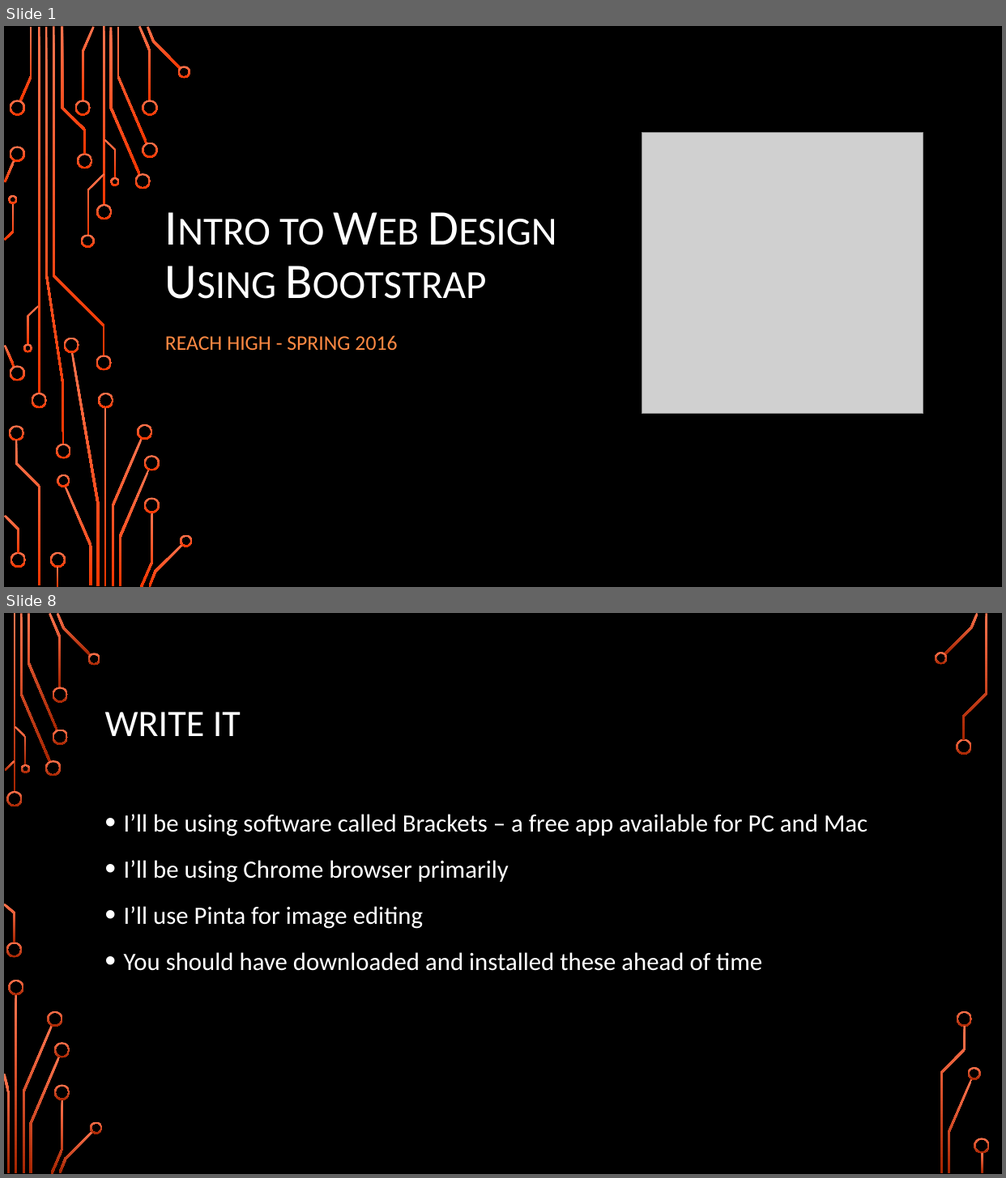
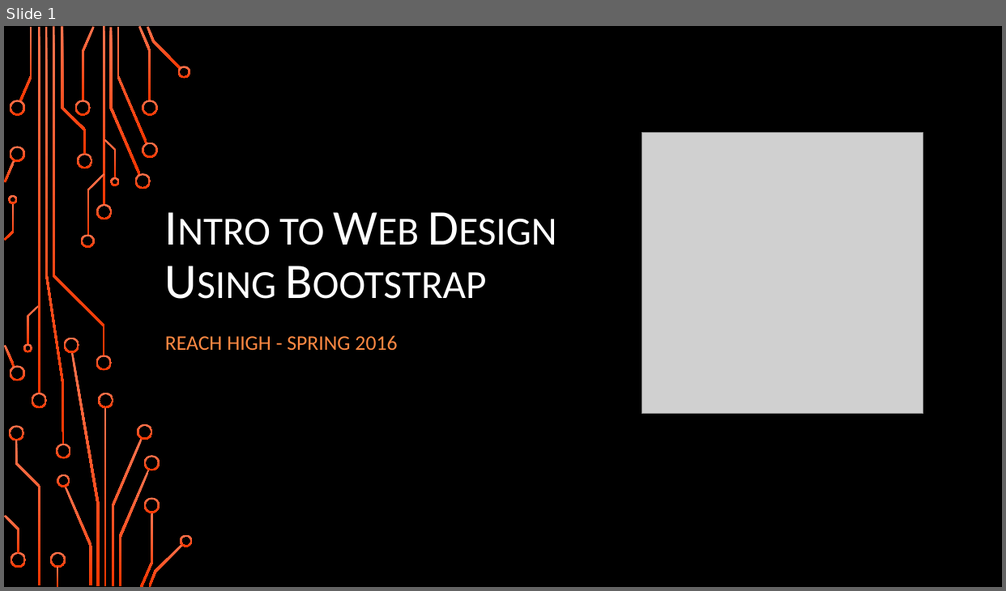
Before and after one commit to wags1999/Web-Design-Using-Bootstrap, a slide deck: Slides/Lesson 9.pptx. Shown one above the other, each under a label of ours: slides 1 and 8 before the commit, slide 1 after it; the slides between them are not shown. The pictures are 1006x1178 and 1006x591 pixels, drawn with LibreOffice and Linux fonts; fonts in the diff are those of the drawing; grey boxes stand for pictures; background and template pictures are left out. Boxes give left, top, right and bottom in pixels: in the first picture for what was removed or moved away, otherwise in the second. Text is boxed around its words. In the diff, an @@ line names an element or a change of style, - is before the commit and + after.

```diff
--- a/Slides/Lesson 9.pptx
+++ b/Slides/Lesson 9.pptx
@@ slide 8 removed at (x1=4, y1=613, x2=1002, y2=1174), background picture (left out) @@
@@ title removed at (x1=105, y1=712, x2=241, y2=736) @@
-WRITE IT
@@ text removed at (x1=124, y1=814, x2=867, y2=971) @@
-• I’ll be using software called Brackets – a free app available for PC and Mac
-• I’ll be using Chrome browser primarily
-• I’ll use Pinta for image editing
-• You should have downloaded and installed these ahead of time
@@ group removed at (x1=4, y1=613, x2=990, y2=1174): 33 freeform shapes, 3 rectangles @@
```
Also in this commit, not shown: 3 slides changed, 13 other slides removed.
